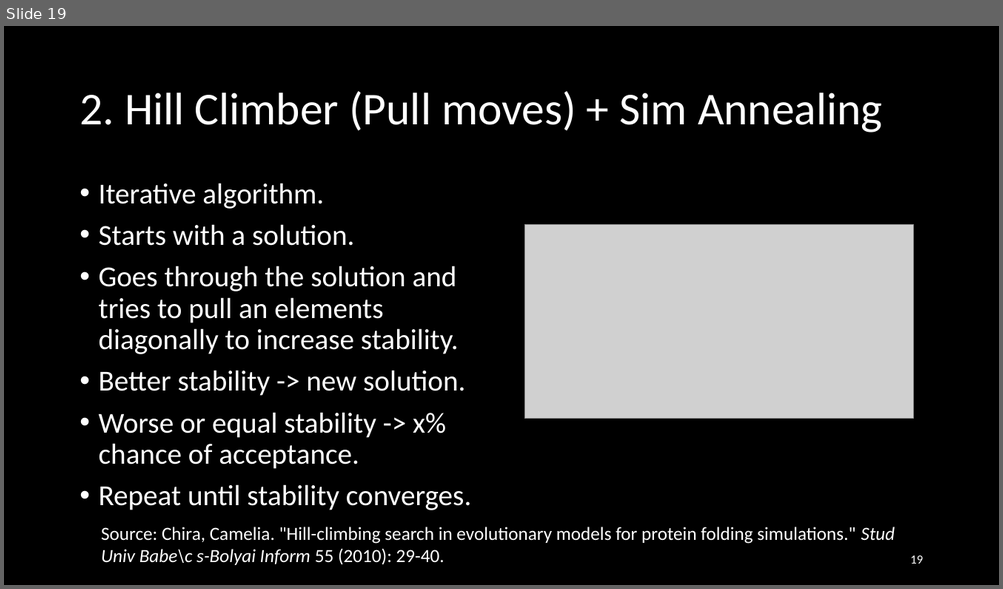
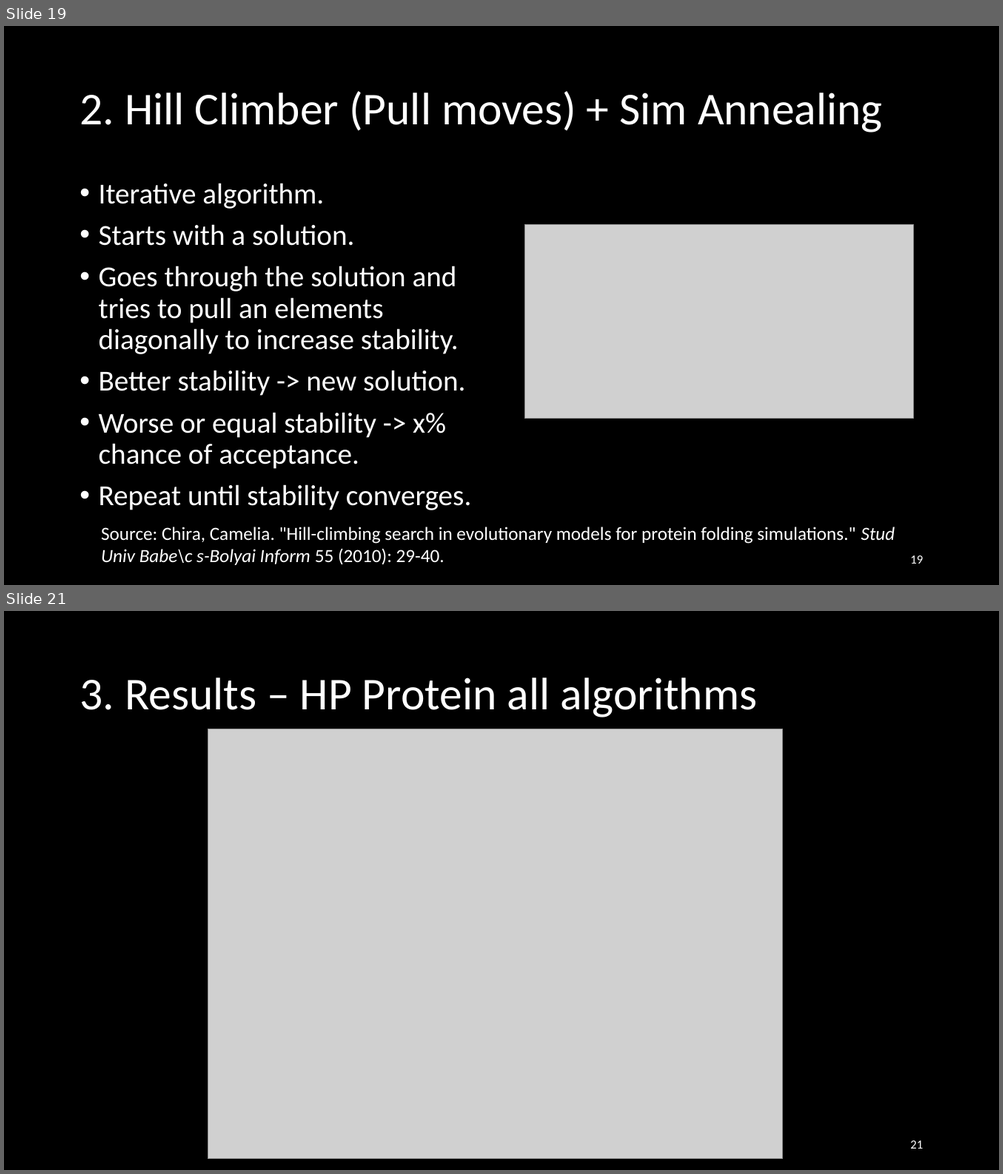
Before and after one commit to Loek21/Protein-Pow-d-er, a slide deck: Docs/PPP, final.pptx. Shown one above the other, each under a label of ours: slide 19 before the commit, slides 19 and 21 after it; the slides between them are not shown. The pictures are 1003x589 and 1003x1174 pixels, drawn with LibreOffice and Linux fonts; fonts in the diff are those of the drawing; grey boxes stand for pictures. Boxes give left, top, right and bottom in pixels: in the first picture for what was removed or moved away, otherwise in the second. Text is boxed around its words. In the diff, an @@ line names an element or a change of style, - is before the commit and + after.

```diff
--- a/Docs/PPP, final.pptx
+++ b/Docs/PPP, final.pptx
@@ slide 21 added at [4,611,999,1170], background #000000 @@
@@ title added at [79,678,757,718], 44 pt, text #FFFFFF @@
+3. Results – HP Protein all algorithms
@@ picture added at [208,729,782,1159] @@
@@ page number added at [910,1141,922,1149], 12 pt, text #FFFFFF @@
+21
```
Also in this commit, not shown: 3 slides changed, 5 other slides added, 2 slides removed, 5 other files.
